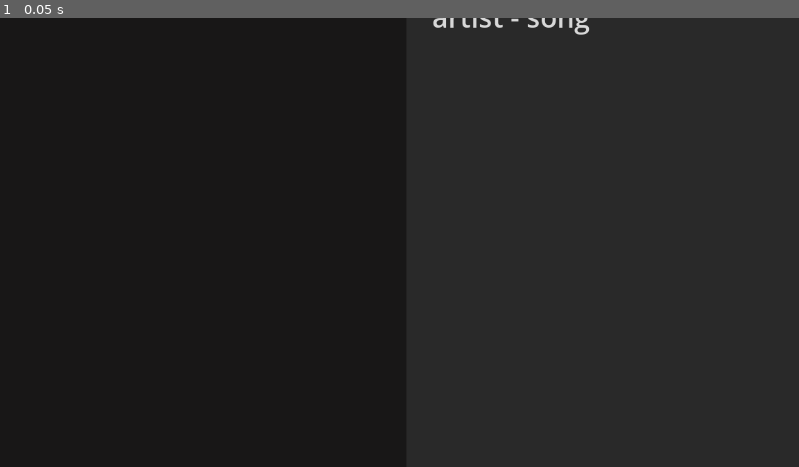
Above: before the commit, frame 1.
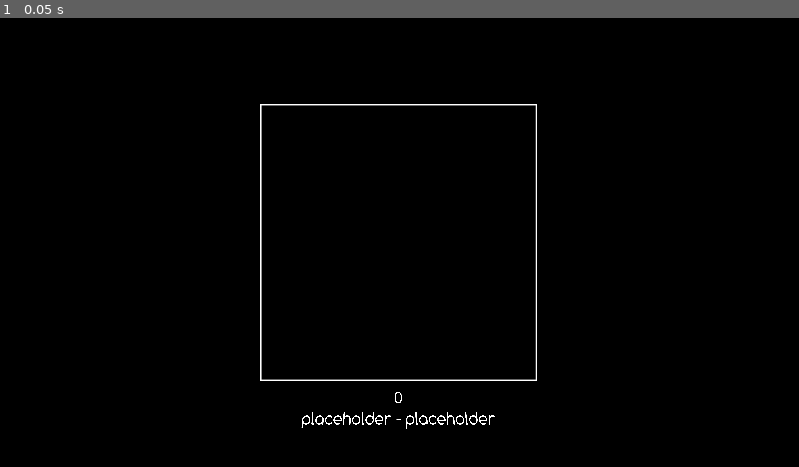
Above: after the commit, the same moment.

Repository: anthony-63/FluxRewrite
Game: Godot game, scene res://scenes/Loading.tscn
Same seed, same stepped clock (60 frames per second), same inputs: the game is played once before the commit and once after it.
Inputs:
- Up to frame 1 (0.05 s): no input

The runs differ from the first frame. In frame 1, 50% of the frame differs, in the area x 32-100%, y 0-100%.
Error after the commit: Invalid access to property or key 'meta' on a base object of type 'Nil'. (res://scripts/Game.gd:4)

Commit message:
flux2 file format, gameplay started, py im still waiting for the maplist fix :3c

Diff:
--- a/Flux.gd
+++ b/Flux.gd
@@ -1,10 +1,16 @@
 extends Node
 
 var maps = []
+var current_map: FluxMap
 
-# Called when the node enters the scene tree for the first time.
 func _ready():
 	pass # Replace with function body.
+
+func set_current_map(id):
+	for map in maps:
+		if map.meta["id"] == id:
+			current_map = map
+			break
 
 
 # Called every frame. 'delta' is the elapsed time since the previous frame.
--- /dev/null
+++ b/classes/AudioManager.gd
@@ -0,0 +1 @@
+extends Node
--- a/classes/FluxMap.gd
+++ b/classes/FluxMap.gd
@@ -1,55 +1,72 @@
 extends Node
 
 var meta = {}
+var jackets = {}
 var audio_data = []
-var img_data = []
 var difficulties = {}
-var good_map = false
-var map_path = ""
+var id = ""
+const very_cool_seperator = "Ξζξ"
 
-func read_u16_flipped(f):
-	var n = f.get_8()
-	var nn = f.get_8()
-
-	return n | nn
+class FluxNoteRawData:
+	var x: float
+	var y: float
+	var time: int
 
 func load_from_path(path):
-	map_path = "user://maps/%s" % path
-	var f = FileAccess.open(map_path, FileAccess.READ)
-	var magic = f.get_buffer(4).get_string_from_utf8()
-	if magic != "FLUX":
-		Flux.maps.push_back(self)
+	id = path
+	var file = FileAccess.open("user://maps/%s" % path, FileAccess.READ)
+	var file_txt_a = file.get_as_text()
+	var file_txt = file_txt_a.substr(1).split(very_cool_seperator)
+
+	var version = file.get_8()
+	if version != 2:
+		push_error("Invalid map version... skipping")
 		return
 
-	var vers = f.get_8()
-	if vers != 1:
-		Flux.maps.push_back(self)
-		return
+	meta = JSON.parse_string(file_txt[0])
 
-	var meta_count = read_u16_flipped(f)
+	difficulties = JSON.parse_string(file_txt[1])
+	if meta["has_jacket"]:
+		jackets = JSON.parse_string(file_txt[2])
 
-	for i in range(0, meta_count):
-		var meta_val_len = read_u16_flipped(f)
-		var meta_val = ""
-		for v in range(0, meta_val_len):
-			meta_val += char(f.get_8())
+	audio_data = file_txt[3].to_utf8_buffer()
 
-		var meta_key_len = read_u16_flipped(f)
-		var meta_key = ""
-		for v in range(0, meta_key_len):
-			meta_key += char(f.get_8())
+	print(meta["title"] + " " + meta["artist"] + " " + meta["mapper"] + " " + meta["id"])
 
+	Flux.maps.append(self)
 
-		meta_key = meta_key.replace("\r", "").replace("\n", "")
-		meta_val = meta_val.replace("\r", "").replace("\n", "")
+func conv_from_txt_audio(txt_data, audio_path, title, artist, mapper, id, jacket_path = ""):
+#	var audio_data = FileAccess.get_file_as_bytes(audio_path)
+	var output = FileAccess.open("user://maps/%s.flux" % id, FileAccess.WRITE)
 
-		# ???? why do i have to do this wtf, but it works for nowhttps://i.imgur.com/wwcbYVo.png
+	output.store_8(2) # version
 
-		if meta_key == "mapper":
-			meta_key = "song_name"
-		elif meta_key == "song_name":
-			meta_key = "mapper"
+	var meta = {}
+	meta["title"] = title
+	meta["artist"] = artist
+	meta["mapper"] = mapper
+	meta["id"] = id
+	meta["has_jacket"] = false # jackets are not supported yet
+	output.store_string(JSON.stringify(meta))
 
-		meta[meta_key] = meta_val
+	output.store_string(very_cool_seperator)
 
-	Flux.maps.push_back(self)
+	var diffs = {}
+	diffs["default"] = []
+
+	var _jackets = {}
+	output.store_string(" " + very_cool_seperator)
+
+	for i in txt_data.split(",").slice(1):
+		var note_data = i.replace("\r", "").replace("\n", "").split("|")
+		diffs["default"].append({
+			"x": float(note_data[0]),
+			"y": float(note_data[1]),
+			"ms": int(note_data[2]),
+		})
+
+	output.store_string(JSON.stringify(diffs))
+	output.store_string(very_cool_seperator)
+
+	var audio_bytes = FileAccess.get_file_as_bytes(audio_path)
+	output.store_buffer(audio_bytes)
--- /dev/null
+++ b/classes/TimeManager.gd
@@ -0,0 +1,52 @@
+class_name SyncManager
+
+signal finished
+
+@export var playing: bool = false
+@export var playback_speed:float = 1
+
+var last_time:int = 0
+@export var real_time:float = 0
+var current_time:float = 0
+@export var length:float = 0
+
+func start(from:float=0):
+	last_time = Time.get_ticks_usec()
+	real_time = from
+	playing = true
+
+func seek(from:float=0):
+	last_time = Time.get_ticks_usec()
+	real_time += from - current_time
+
+func finish():
+	playing = false
+	finished.emit()
+
+var paused:bool = false
+func _notification(what):
+	if what == Node.NOTIFICATION_PAUSED:
+		paused = true
+		just_paused()
+	elif what == Node.NOTIFICATION_UNPAUSED:
+		paused = false
+		just_unpaused()
+
+func just_paused():
+	pass
+
+func just_unpaused():
+	last_time = Time.get_ticks_usec()
+
+func _process(delta):
+	if !playing: return
+	var now = Time.get_ticks_usec()
+	var time = playback_speed * (now - last_time) / 1000000.0
+	last_time = now
+	real_time += time
+	current_time = real_time
+	try_finish()
+
+func try_finish():
+	if current_time > length:
+		finish()
--- a/project.godot
+++ b/project.godot
@@ -5,7 +5,6 @@
 ; Format:
 ;   [section] ; section goes between []
 ;   param=value ; assign values to parameters
-;
 
 config_version=5
 
@@ -28,3 +27,4 @@
 [rendering]
 
 environment/defaults/default_clear_color=Color(0.301961, 0.301961, 0.301961, 1)
+anti_aliasing/quality/use_taa=true
--- /dev/null
+++ b/scenes/Game.tscn
@@ -0,0 +1,42 @@
+[gd_scene load_steps=5 format=3 uid="uid://b8q6ec6fc4dvv"]
+
+[ext_resource type="Script" path="res://scripts/Game.gd" id="1_ocmr2"]
+[ext_resource type="Texture2D" uid="uid://b7l6hubgl87s" path="res://prefabs/game_border.png" id="2_kcbcn"]
+[ext_resource type="FontFile" uid="uid://b5o12budjhyv7" path="res://fonts/font.ttf" id="3_f6rql"]
+
+[sub_resource type="Environment" id="Environment_2pdyn"]
+background_mode = 1
+
+[node name="Game" type="Node3D"]
+script = ExtResource("1_ocmr2")
+
+[node name="Camera3D" type="Camera3D" parent="."]
+transform = Transform3D(-1, 8.74228e-08, 0, 8.74228e-08, 1, -8.74228e-08, -7.64274e-15, -8.74228e-08, -1, -0.00288844, 6.85453e-07, -1.00438)
+
+[node name="HUD" type="Node3D" parent="."]
+
+[node name="Border" type="Sprite3D" parent="HUD"]
+transform = Transform3D(-0.136, 0, 0, 0, -0.136, 0, 0, 0, -0.136, 0, 0, 0)
+texture = ExtResource("2_kcbcn")
+
+[node name="MapName" type="Label3D" parent="HUD"]
+transform = Transform3D(-1, 0, -8.74228e-08, -2.46465e-08, 0.959437, 0.281923, 8.38767e-08, 0.281923, -0.959437, -3.09944e-06, -0.60321, 0.000213027)
+pixel_size = 0.0001
+double_sided = false
+alpha_antialiasing_mode = 2
+text = "placeholder - placeholder"
+font = ExtResource("3_f6rql")
+font_size = 570
+
+[node name="TimeIntoMap" type="Label3D" parent="HUD"]
+transform = Transform3D(-1, 0, 8.74228e-08, 0, 1, 0, -8.74228e-08, 0, -1, -3.09944e-06, -0.532844, 0.000213027)
+pixel_size = 0.0001
+double_sided = false
+alpha_antialiasing_mode = 2
+text = "0
+"
+font = ExtResource("3_f6rql")
+font_size = 570
+
+[node name="WorldEnvironment" type="WorldEnvironment" parent="."]
+environment = SubResource("Environment_2pdyn")
--- /dev/null
+++ b/scenes/Importer.tscn
@@ -0,0 +1,102 @@
+[gd_scene load_steps=9 format=3 uid="uid://d1hh6xkfgp5y7"]
+
+[ext_resource type="Script" path="res://scripts/InitImporter.gd" id="1_7cqql"]
+[ext_resource type="Script" path="res://scripts/Buttons/BackButton.gd" id="3_glgbp"]
+[ext_resource type="Texture2D" uid="uid://5u7n2u4erb06" path="res://images/ruwo.png" id="3_gmyll"]
+[ext_resource type="Script" path="res://scripts/Buttons/ImportFromTxt.gd" id="3_iaj7x"]
+
+[sub_resource type="SystemFont" id="SystemFont_jgc1p"]
+
+[sub_resource type="LabelSettings" id="LabelSettings_3edu7"]
+font = SubResource("SystemFont_jgc1p")
+font_size = 40
+
+[sub_resource type="Theme" id="Theme_0yn0b"]
+default_font_size = 30
+
+[sub_resource type="StyleBoxFlat" id="StyleBoxFlat_m5bbv"]
+bg_color = Color(0.364706, 0.364706, 0.364706, 1)
+
+[node name="Importer" type="Control"]
+layout_mode = 3
+anchors_preset = 15
+anchor_right = 1.0
+anchor_bottom = 1.0
+grow_horizontal = 2
+grow_vertical = 2
+script = ExtResource("1_7cqql")
+
+[node name="Background" type="ColorRect" parent="."]
+layout_mode = 1
+anchors_preset = 15
+anchor_right = 1.0
+anchor_bottom = 1.0
+grow_horizontal = 2
+grow_vertical = 2
+color = Color(0.0941176, 0.0901961, 0.0901961, 1)
+
+[node name="ImportLabel" type="Label" parent="."]
+layout_mode = 1
+anchors_preset = 5
+anchor_left = 0.5
+anchor_right = 0.5
+offset_left = -206.5
+offset_top = 73.0
+offset_right = 206.5
+offset_bottom = 131.0
+grow_horizontal = 2
+text = "Import/Convert Maps"
+label_settings = SubResource("LabelSettings_3edu7")
+
+[node name="Ruwo" type="TextureRect" parent="."]
+layout_mode = 1
+anchors_preset = 3
+anchor_left = 1.0
+anchor_top = 1.0
+anchor_right = 1.0
+anchor_bottom = 1.0
+offset_left = -204.0
+offset_top = -235.0
+offset_right = 1.0
+offset_bottom = 173.0
+grow_horizontal = 0
+grow_vertical = 0
+texture = ExtResource("3_gmyll")
+expand_mode = 1
+stretch_mode = 4
+
+[node name="BackButton" type="Button" parent="."]
+layout_mode = 1
+anchors_preset = 8
+anchor_left = 0.5
+anchor_top = 0.5
+anchor_right = 0.5
+anchor_bottom = 0.5
+offset_left = -567.0
+offset_top = 246.5
+offset_right = -385.0
+offset_bottom = 315.5
+grow_horizontal = 2
+grow_vertical = 2
+theme = SubResource("Theme_0yn0b")
+theme_override_styles/normal = SubResource("StyleBoxFlat_m5bbv")
+text = "Back"
+script = ExtResource("3_glgbp")
+
+[node name="ImportFromTxtData" type="Button" parent="."]
+layout_mode = 1
+anchors_preset = 8
+anchor_left = 0.5
+anchor_top = 0.5
+anchor_right = 0.5
+anchor_bottom = 0.5
+offset_left = -169.0
+offset_top = -170.5
+offset_right = 169.0
+offset_bottom = -101.5
+grow_horizontal = 2
+grow_vertical = 2
+theme = SubResource("Theme_0yn0b")
+theme_override_styles/normal = SubResource("StyleBoxFlat_m5bbv")
+text = "Import from .txt data"
+script = ExtResource("3_iaj7x")
--- a/scenes/Loading.tscn
+++ b/scenes/Loading.tscn
@@ -26,7 +26,7 @@
 grow_vertical = 2
 script = ExtResource("1_xco3o")
 
-[node name="ColorRect" type="ColorRect" parent="."]
+[node name="Background" type="ColorRect" parent="."]
 layout_mode = 1
 anchors_preset = 15
 anchor_right = 1.0
@@ -95,8 +95,9 @@
 anchor_top = 1.0
 anchor_right = 1.0
 anchor_bottom = 1.0
-offset_left = -205.0
+offset_left = -204.0
 offset_top = -235.0
+offset_right = 1.0
 offset_bottom = 173.0
 grow_horizontal = 0
 grow_vertical = 0
--- a/scenes/MapList.tscn
+++ b/scenes/MapList.tscn
@@ -1,6 +1,8 @@
-[gd_scene load_steps=2 format=3 uid="uid://dk3c842c70qus"]
+[gd_scene load_steps=4 format=3 uid="uid://cgm8bhsoxswr5"]
 
 [ext_resource type="Script" path="res://scripts/MapList.gd" id="1_525l2"]
+[ext_resource type="Texture2D" uid="uid://cxhq1qle61mtl" path="res://images/Buttons/download_icon.png" id="2_5gq00"]
+[ext_resource type="Script" path="res://scripts/Buttons/DownloadButton.gd" id="3_4gxme"]
 
 [node name="Control" type="Control"]
 layout_mode = 3
@@ -10,7 +12,7 @@
 grow_horizontal = 2
 grow_vertical = 2
 
-[node name="ColorRect" type="ColorRect" parent="."]
+[node name="Background" type="ColorRect" parent="."]
 layout_mode = 1
 anchors_preset = 15
 anchor_right = 1.0
@@ -19,7 +21,7 @@
 grow_vertical = 2
 color = Color(0.0941176, 0.0901961, 0.0901961, 1)
 
-[node name="ColorRect2" type="ColorRect" parent="."]
+[node name="MapListBackground" type="ColorRect" parent="."]
 layout_mode = 1
 anchors_preset = 11
 anchor_left = 1.0
@@ -30,7 +32,7 @@
 grow_vertical = 2
 color = Color(0.160784, 0.160784, 0.160784, 1)
 
-[node name="ScrollContainer" type="ScrollContainer" parent="ColorRect2"]
+[node name="MapListScrollContainer" type="ScrollContainer" parent="MapListBackground"]
 layout_mode = 1
 anchors_preset = 11
 anchor_left = 1.0
@@ -40,7 +42,19 @@
 grow_horizontal = 0
 grow_vertical = 2
 
-[node name="GridContainer" type="GridContainer" parent="ColorRect2/ScrollContainer"]
+[node name="MapListGridContainer" type="GridContainer" parent="MapListBackground/MapListScrollContainer"]
 layout_mode = 2
 size_flags_vertical = 0
 script = ExtResource("1_525l2")
+
+[node name="TextureButton" type="TextureButton" parent="."]
+layout_mode = 0
+offset_left = 5.0
+offset_top = 589.0
+offset_right = 61.0
+offset_bottom = 645.0
+action_mode = 0
+texture_normal = ExtResource("2_5gq00")
+ignore_texture_size = true
+stretch_mode = 4
+script = ExtResource("3_4gxme")
--- /dev/null
+++ b/scenes/Note.tscn
@@ -0,0 +1,3 @@
+[gd_scene format=3 uid="uid://dvqot2snv14qo"]
+
+[node name="Note" type="Node3D"]
--- /dev/null
+++ b/scenes/TxtDataImporter.tscn
@@ -0,0 +1,220 @@
+[gd_scene load_steps=9 format=3 uid="uid://5gvlf2eqhkcl"]
+
+[ext_resource type="Script" path="res://scripts/InitTxtDataImporter.gd" id="1_2dmkk"]
+[ext_resource type="Script" path="res://scripts/Buttons/BackButton.gd" id="3_e0285"]
+
+[sub_resource type="Theme" id="Theme_y5y8q"]
+default_font_size = 30
+
+[sub_resource type="StyleBoxFlat" id="StyleBoxFlat_obk1w"]
+bg_color = Color(0.364706, 0.364706, 0.364706, 1)
+
+[sub_resource type="Theme" id="Theme_ts317"]
+default_font_size = 30
+
+[sub_resource type="StyleBoxFlat" id="StyleBoxFlat_x34fx"]
+bg_color = Color(0.364706, 0.364706, 0.364706, 1)
+
+[sub_resource type="GDScript" id="GDScript_rktwq"]
+script/source = "extends Node
+"
+
+[sub_resource type="LabelSettings" id="LabelSettings_10iav"]
+font_size = 20
+font_color = Color(0.807843, 0, 0, 1)
+
+[node name="TxtDataImporter" type="Control"]
+layout_mode = 3
+anchors_preset = 15
+anchor_right = 1.0
+anchor_bottom = 1.0
+grow_horizontal = 2
+grow_vertical = 2
+script = ExtResource("1_2dmkk")
+
+[node name="Background" type="ColorRect" parent="."]
+layout_mode = 1
+anchors_preset = 15
+anchor_right = 1.0
+anchor_bottom = 1.0
+grow_horizontal = 2
+grow_vertical = 2
+color = Color(0.0941176, 0.0901961, 0.0901961, 1)
+
+[node name="MapTxtData" type="TextEdit" parent="."]
+layout_mode = 1
+anchors_preset = 5
+anchor_left = 0.5
+anchor_right = 0.5
+offset_left = -154.5
+offset_top = 80.0
+offset_right = 154.5
+offset_bottom = 200.0
+grow_horizontal = 2
+theme_override_colors/background_color = Color(0.152941, 0.152941, 0.152941, 1)
+placeholder_text = "Enter the map data"
+scroll_smooth = true
+
+[node name="FileDialog" type="FileDialog" parent="."]
+initial_position = 1
+title = "Open a File"
+size = Vector2i(392, 162)
+ok_button_text = "Open"
+file_mode = 0
+access = 2
+filters = PackedStringArray("*.mp3", "*.wav")
+show_hidden_files = true
+
+[node name="BackButton" type="Button" parent="."]
+layout_mode = 1
+anchors_preset = 8
+anchor_left = 0.5
+anchor_top = 0.5
+anchor_right = 0.5
+anchor_bottom = 0.5
+offset_left = -567.0
+offset_top = 246.5
+offset_right = -385.0
+offset_bottom = 315.5
+grow_horizontal = 2
+grow_vertical = 2
+theme = SubResource("Theme_y5y8q")
+theme_override_styles/normal = SubResource("StyleBoxFlat_obk1w")
+text = "Back"
+script = ExtResource("3_e0285")
+
+[node name="ConvertButton" type="Button" parent="."]
+layout_mode = 1
+anchors_preset = 8
+anchor_left = 0.5
+anchor_top = 0.5
+anchor_right = 0.5
+anchor_bottom = 0.5
+offset_left = -154.5
+offset_top = 140.0
+offset_right = 154.5
+offset_bottom = 182.0
+grow_horizontal = 2
+grow_vertical = 2
+theme = SubResource("Theme_ts317")
+theme_override_styles/normal = SubResource("StyleBoxFlat_x34fx")
+text = "Convert"
+script = SubResource("GDScript_rktwq")
+
+[node name="OpenMp3File" type="Button" parent="."]
+layout_mode = 1
+anchors_preset = 8
+anchor_left = 0.5
+anchor_top = 0.5
+anchor_right = 0.5
+anchor_bottom = 0.5
+offset_left = -154.5
+offset_top = -92.0
+offset_right = 154.5
+offset_bottom = -36.0
+grow_horizontal = 2
+grow_vertical = 2
+theme = SubResource("Theme_ts317")
+theme_override_styles/normal = SubResource("StyleBoxFlat_x34fx")
+text = "Open audio file"
+script = SubResource("GDScript_rktwq")
+
+[node name="AudioPath" type="Label" parent="."]
+layout_mode = 1
+anchors_preset = 14
+anchor_top = 0.5
+anchor_right = 1.0
+anchor_bottom = 0.5
+offset_top = -119.5
+offset_bottom = -96.5
+grow_horizontal = 2
+grow_vertical = 2
+text = "Please select an audio file"
+horizontal_alignment = 1
+vertical_alignment = 1
+
+[node name="Artist" type="TextEdit" parent="."]
+layout_mode = 1
+anchors_preset = 8
+anchor_left = 0.5
+anchor_top = 0.5
+anchor_right = 0.5
+anchor_bottom = 0.5
+offset_left = -153.5
+offset_top = 14.0
+offset_right = 155.5
+offset_bottom = 48.0
+grow_horizontal = 2
+grow_vertical = 2
+theme_override_colors/background_color = Color(0.152941, 0.152941, 0.152941, 1)
+placeholder_text = "Enter the artist"
+scroll_smooth = true
+
+[node name="Mapper" type="TextEdit" parent="."]
+layout_mode = 1
+anchors_preset = 8
+anchor_left = 0.5
+anchor_top = 0.5
+anchor_right = 0.5
+anchor_bottom = 0.5
+offset_left = -153.5
+offset_top = 98.0
+offset_right = 155.5
+offset_bottom = 132.0
+grow_horizontal = 2
+grow_vertical = 2
+theme_override_colors/background_color = Color(0.152941, 0.152941, 0.152941, 1)
+placeholder_text = "Enter the mapper"
+scroll_smooth = true
+
+[node name="ID" type="TextEdit" parent="."]
+layout_mode = 1
+anchors_preset = 8
+anchor_left = 0.5
+anchor_top = 0.5
+anchor_right = 0.5
+anchor_bottom = 0.5
+offset_left = -153.5
+offset_top = 56.0
+offset_right = 155.5
+offset_bottom = 90.0
+grow_horizontal = 2
+grow_vertical = 2
+theme_override_colors/background_color = Color(0.152941, 0.152941, 0.152941, 1)
+placeholder_text = "Enter the ID"
+scroll_smooth = true
+
+[node name="Title" type="TextEdit" parent="."]
+layout_mode = 1
+anchors_preset = 8
+anchor_left = 0.5
+anchor_top = 0.5
+anchor_right = 0.5
+anchor_bottom = 0.5
+offset_left = -154.0
+offset_top = -28.0
+offset_right = 155.0
+offset_bottom = 6.0
+grow_horizontal = 2
+grow_vertical = 2
+theme_override_colors/background_color = Color(0.152941, 0.152941, 0.152941, 1)
+placeholder_text = "Enter the title"
+scroll_smooth = true
+
+[node name="ErrLabel" type="Label" parent="."]
+layout_mode = 1
+anchors_preset = 12
+anchor_top = 1.0
+anchor_right = 1.0
+anchor_bottom = 1.0
+offset_top = -134.0
+offset_bottom = -111.0
+grow_horizontal = 2
+grow_vertical = 0
+label_settings = SubResource("LabelSettings_10iav")
+horizontal_alignment = 1
+vertical_alignment = 1
+
+[connection signal="file_selected" from="FileDialog" to="." method="_on_file_dialog_file_selected"]
+[connection signal="pressed" from="ConvertButton" to="." method="_on_convert_button_pressed"]
+[connection signal="pressed" from="OpenMp3File" to="." method="_on_open_mp_3_file_pressed"]
--- /dev/null
+++ b/scripts/Buttons/BackButton.gd
@@ -0,0 +1,4 @@
+extends Node
+
+func _pressed():
+	get_tree().change_scene_to_file("res://scenes/MapList.tscn")
--- /dev/null
+++ b/scripts/Buttons/DownloadButton.gd
@@ -0,0 +1,5 @@
+extends TextureButton
+
+
+func _pressed():
+	get_tree().change_scene_to_file("res://scenes/Importer.tscn")
--- /dev/null
+++ b/scripts/Buttons/ImportFromTxt.gd
@@ -0,0 +1,4 @@
+extends Node
+
+func _pressed():
+	get_tree().change_scene_to_file("res://scenes/TxtDataImporter.tscn")
--- /dev/null
+++ b/scripts/Game.gd
@@ -0,0 +1,7 @@
+extends Node3D
+
+func _ready():
+	$HUD/MapName.text = Flux.current_map.meta["artist"] + " - " + Flux.current_map.meta["title"]
+
+func _process(delta):
+	pass
--- /dev/null
+++ b/scripts/InitImporter.gd
@@ -0,0 +1,4 @@
+extends Node
+
+func _ready():
+	pass
--- /dev/null
+++ b/scripts/InitTxtDataImporter.gd
@@ -0,0 +1,33 @@
+extends Node
+
+func _ready():
+	pass
+
+
+func _on_open_mp_3_file_pressed():
+	$FileDialog.popup_centered(Vector2(get_window().size.x / 2.0, get_window().size.y / 2.0))
+
+func _on_file_dialog_file_selected(path):
+	$AudioPath.text = path
+
+func _on_convert_button_pressed():
+	if $MapTxtData.text == "":
+		$ErrLabel.text = "Map data empty"
+		return
+	if $AudioPath.text == "":
+		$ErrLabel.text = "Audio file empty"
+		return
+	if $Artist.text == "":
+		$ErrLabel.text = "Artist field empty"
+		return
+	if $Title.text == "":
+		$ErrLabel.text = "Title field empty"
+		return
+	if $ID.text == "":
+		$ErrLabel.text = "ID field empty"
+		return
+	if $Mapper.text == "":
+		$ErrLabel.text = "Mapper field empty"
+		return
+
+	FluxMap.conv_from_txt_audio($MapTxtData.text, $AudioPath.text, $Title.text, $Artist.text, $Mapper.text, $ID.text)
--- a/scripts/Loader.gd
+++ b/scripts/Loader.gd
@@ -16,8 +16,6 @@
 			$FluxImage/CurrentMap.text = map_path
 
 			FluxMap.load_from_path(map_path)
-
-			map_dir.get_next()
 	else:
 		var user_dir = DirAccess.open("user://")
 		user_dir.make_dir("maps")
@@ -25,7 +23,6 @@
 
 func _ready():
 	thread.start(load_maps)
-
-func _process(delta):
-	if finished:
-		get_tree().change_scene_to_file("res://scenes/MapList.tscn")
+	thread.wait_to_finish()
+	Flux.set_current_map("stress-test-grains-of-sand")
+	get_tree().change_scene_to_file("res://scenes/Game.tscn")
Binary file added: fonts/font.ttf
Not shown, added: fonts/font.ttf.import
Binary file added: images/Buttons/back_button.png
Not shown, added: images/Buttons/back_button.png.import
Binary file added: images/Buttons/download_icon.png
Not shown, added: images/Buttons/download_icon.png.import
Binary file added: images/Buttons/regular_button.png
Not shown, added: images/Buttons/regular_button.png.import
Binary file added: prefabs/game_border.png
Not shown, added: prefabs/game_border.png.import
Not shown, added: test_map.flux
